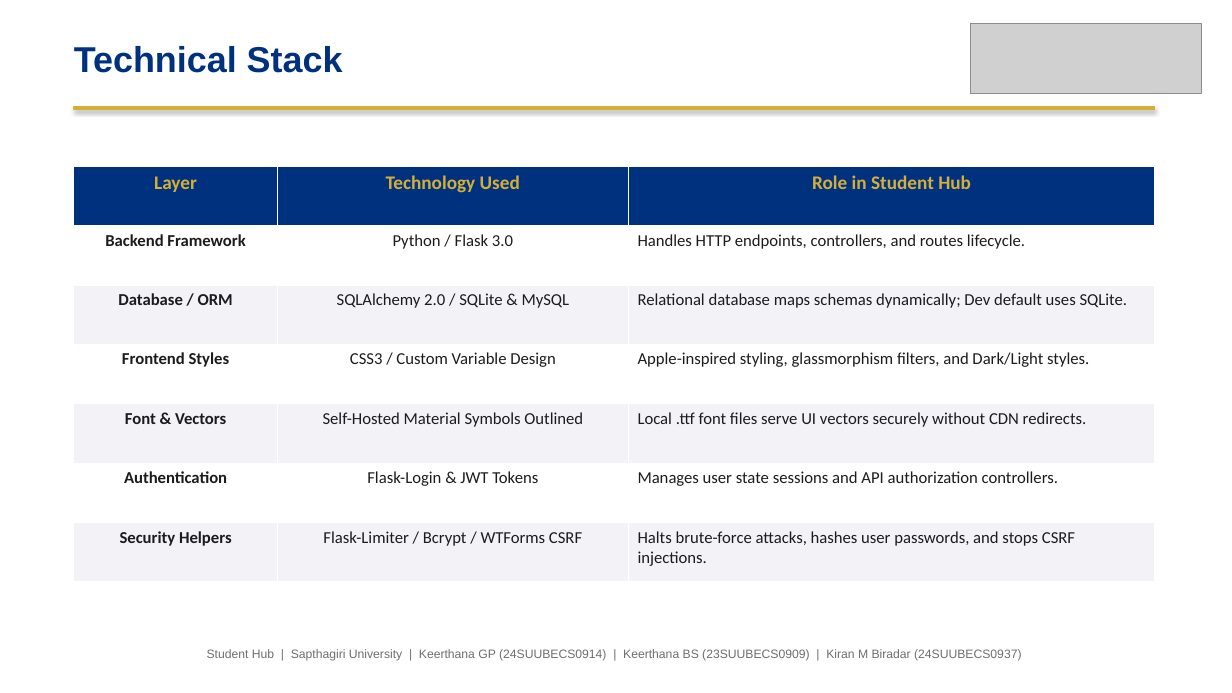
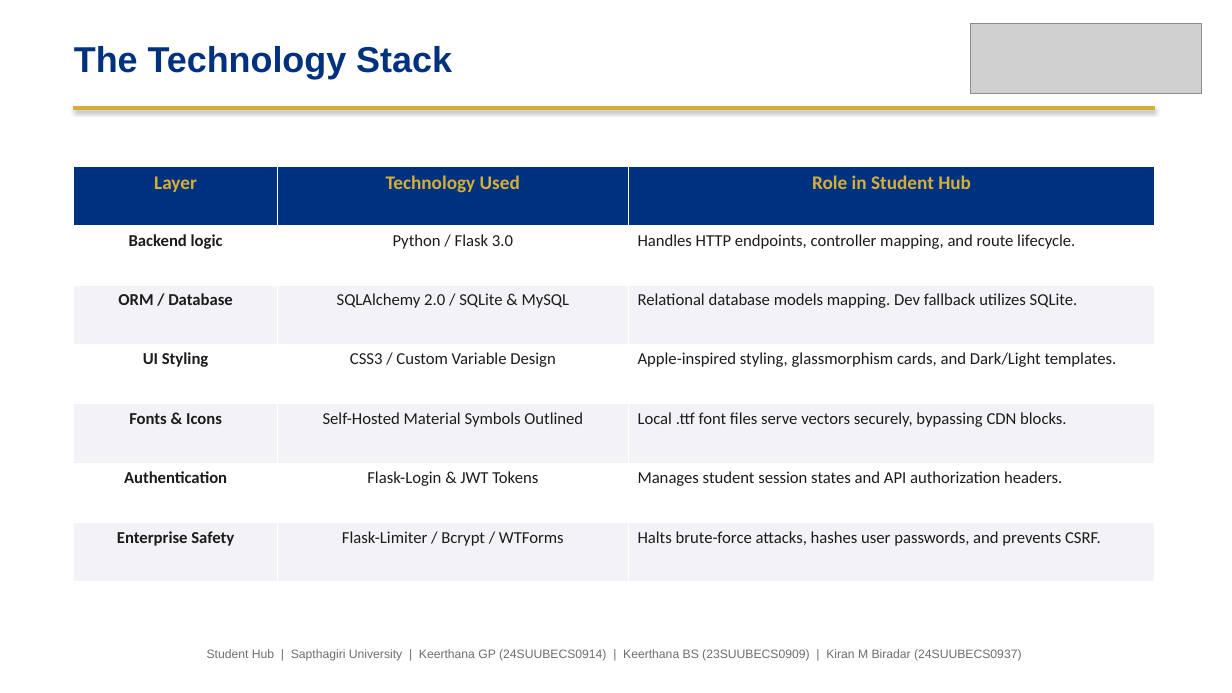
Before and after one commit to kirancodes-dev/Student-Registration, a slide deck: slide 13 of Student_Registration_Presentation.pptx (slide 7 before the commit). Drawn at 1232x693 pixels with LibreOffice and Linux fonts; fonts in the diff are those of the drawing; grey boxes stand for pictures. Boxes give left, top, right and bottom in pixels: in the first picture for what was removed or moved away, otherwise in the second. Text is boxed around its words. In the diff, an @@ line names an element or a change of style, - is before the commit and + after.

Commit message:
feat: expand presentation to 14 visual slides with details on Problem Statement, Architecture, Security, and Analytics

```diff
--- a/Student_Registration_Presentation.pptx
+++ b/Student_Registration_Presentation.pptx
@@ text at (74, 46, 452, 79): text changed @@
-Technical Stack
+The Technology Stack
@@ table at (74, 166, 1155, 582) @@
-row 2, column 1: Backend Framework
+row 2, column 1: Backend logic
-row 2, column 3: Handles HTTP endpoints, controllers, and routes lifecycle.
+row 2, column 3: Handles HTTP endpoints, controller mapping, and route lifecycle.
-row 3, column 1: Database / ORM
+row 3, column 1: ORM / Database
-row 3, column 3: Relational database maps schemas dynamically; Dev default uses SQLite.
+row 3, column 3: Relational database models mapping. Dev fallback utilizes SQLite.
-row 4, column 1: Frontend Styles
+row 4, column 1: UI Styling
-row 4, column 3: Apple-inspired styling, glassmorphism filters, and Dark/Light styles.
+row 4, column 3: Apple-inspired styling, glassmorphism cards, and Dark/Light templates.
-row 5, column 1: Font & Vectors
+row 5, column 1: Fonts & Icons
-row 5, column 3: Local .ttf font files serve UI vectors securely without CDN redirects.
+row 5, column 3: Local .ttf font files serve vectors securely, bypassing CDN blocks.
-row 6, column 3: Manages user state sessions and API authorization controllers.
+row 6, column 3: Manages student session states and API authorization headers.
-row 7: Security Helpers | Flask-Limiter / Bcrypt / WTForms CSRF | Halts brute-force attacks, hashes user passwords, and stops CSRF injections.
+row 7: Enterprise Safety | Flask-Limiter / Bcrypt / WTForms | Halts brute-force attacks, hashes user passwords, and prevents CSRF.
```
Also in this commit, not shown: 4 other slides changed, 8 slides added, 2 slides removed, 1 other file.
